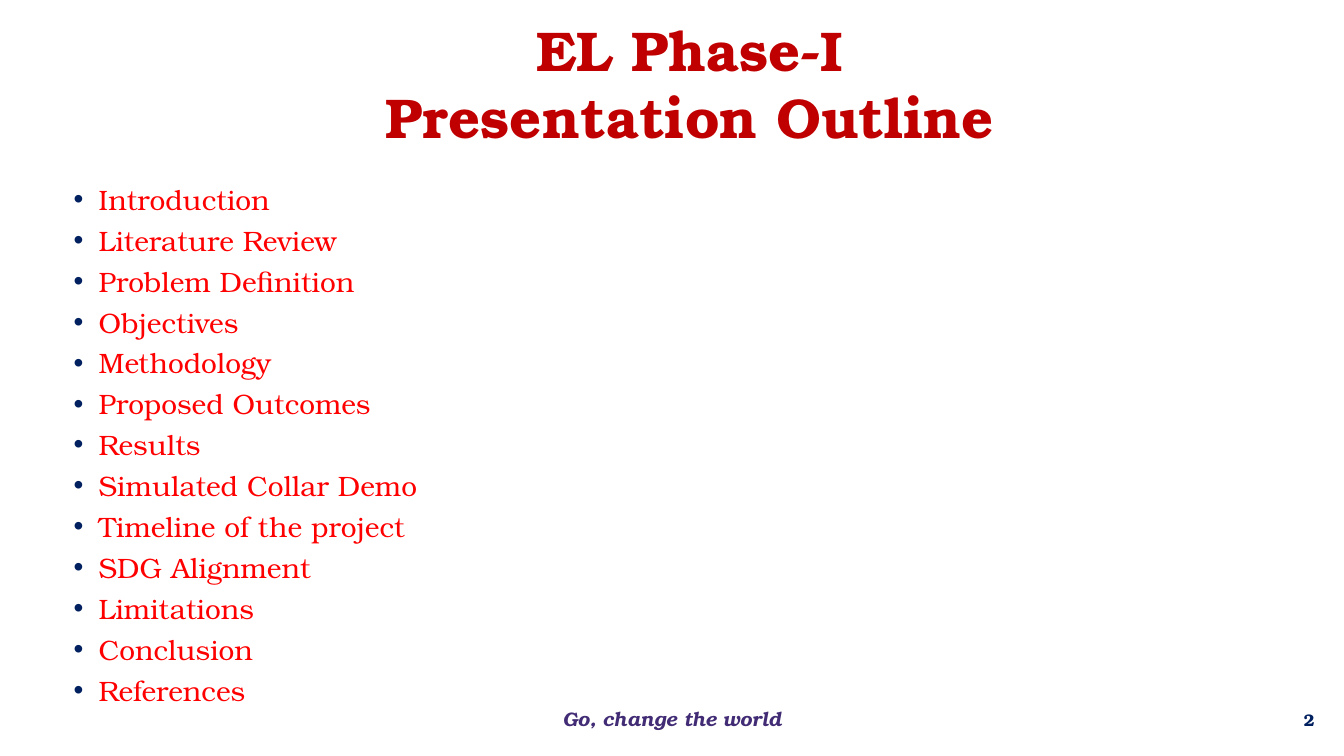
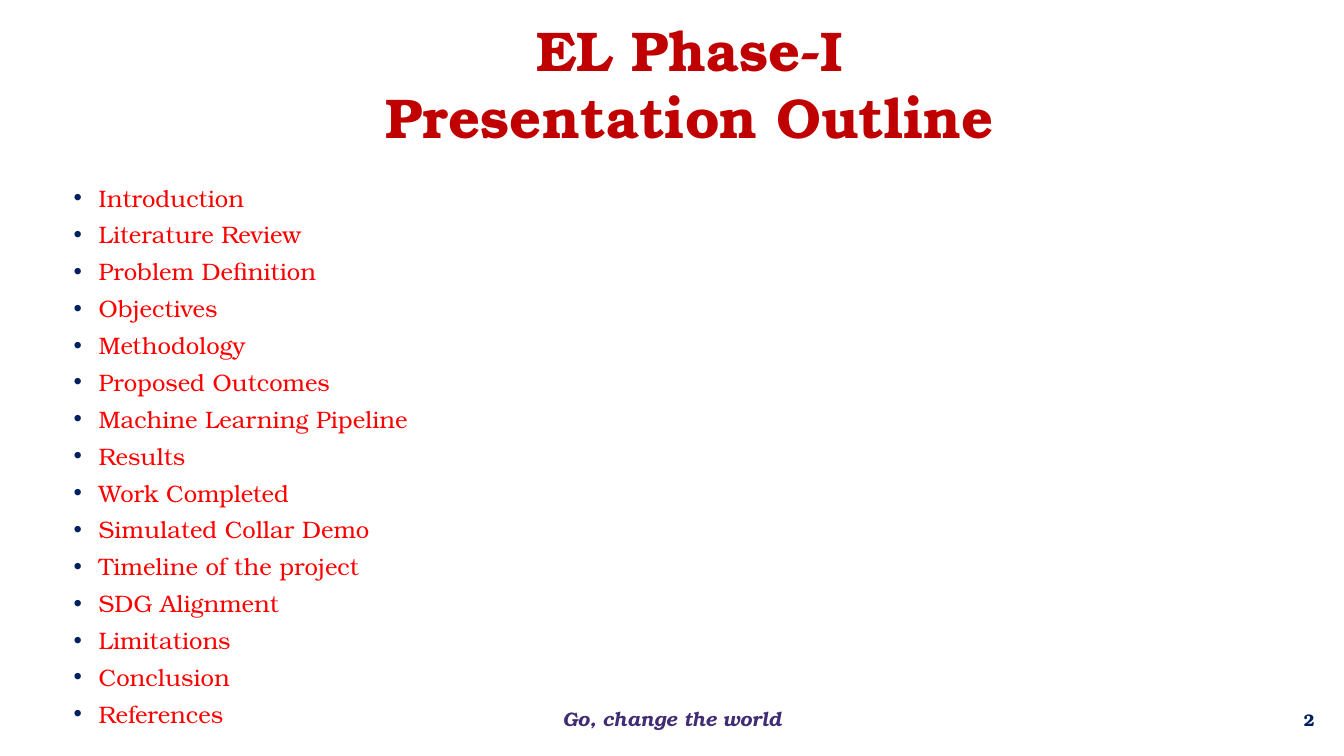
Before and after one commit to bnsama29-cloud/wildfire-estimation-evs, a slide deck: slide 2 of docs/EL_Phase1_Wildfire.pptx. Drawn at 1344x756 pixels with LibreOffice and Linux fonts; fonts in the diff are those of the drawing; background and template pictures are left out. Boxes give left, top, right and bottom in pixels: in the first picture for what was removed or moved away, otherwise in the second. Text is boxed around its words. In the diff, an @@ line names an element or a change of style, - is before the commit and + after.

```diff
--- a/docs/EL_Phase1_Wildfire.pptx
+++ b/docs/EL_Phase1_Wildfire.pptx
@@ text at [99,190,369,687]: size 20 to 17 pt in "Introduction", "Literature Review", "Problem Definition", "Objectives" and 9 more places @@
@@ text at [99,411,408,434]: paragraph added @@
+• Machine Learning Pipeline
@@ text at [99,485,289,508]: paragraph added @@
+• Work Completed
```
Also in this commit, not shown: 2 slides added.
